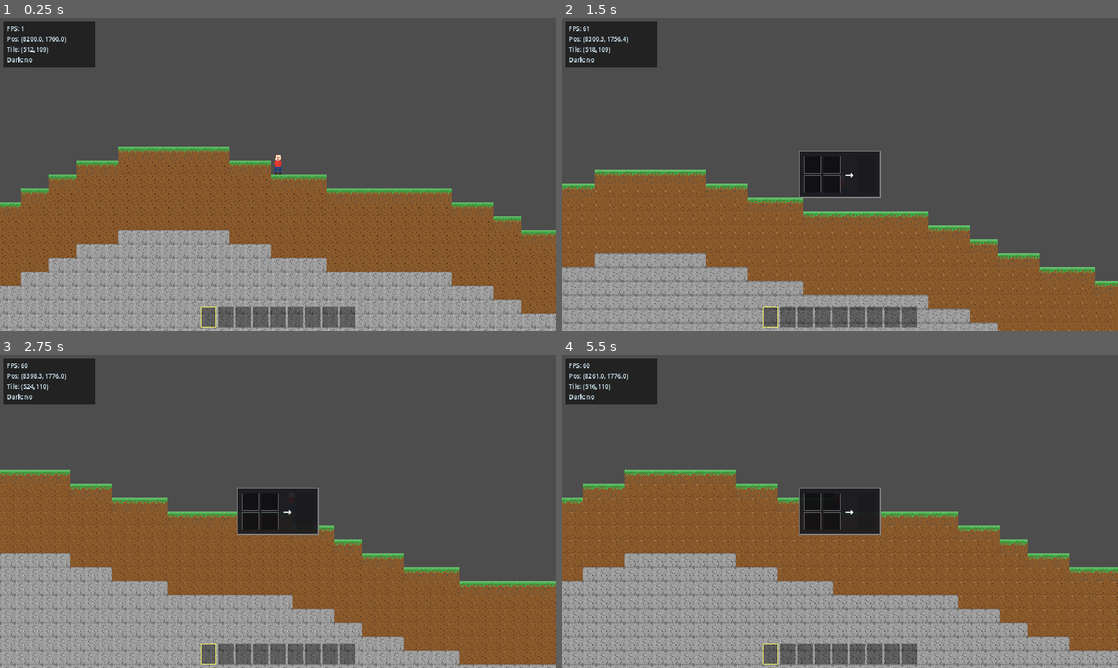
Above: before the commit, frames 1-4 (two rows, left to right).
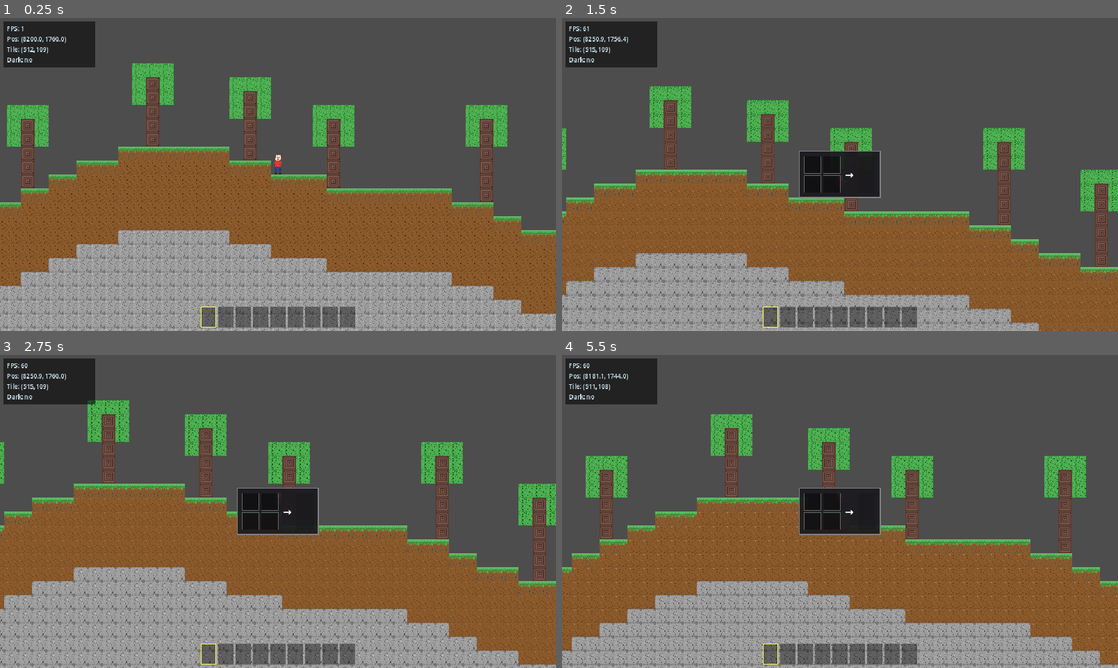
Above: after the commit, the same moments.

Repository: Nornttyy/tielaruia
Game: Godot game, scene res://scenes/main.tscn
The game is run twice, just before and just after one commit, with the same random seed, the same clock (stepped at 60 frames per second) and the same inputs.
Inputs (mouse positions are in pixels of both pictures, inside the frame that each line leads up to):
- Up to frame 1 (0.25 s): no input
- Up to frame 2 (1.5 s): tap Enter at 0.5 s; move the mouse to (962, 158) at 0.52 s; hold D (move_right) 0.53-1.25 s; tap C (crafting_2x2) at 0.6 s; click (962, 158) at 0.67 s; tap Space (jump) at 0.77 s; drag from (728, 190) to (812, 237) at 1.27 s
- Up to frame 3 (2.75 s): move the mouse to (333, 442) at 2.02 s; press the mouse at (333, 442) at 2.03 s; hold D (move_right) from 2.03 s (still down)
- Up to frame 4 (5.5 s): release D (move_right) at 2.75 s; release the mouse at (895, 442) at 2.75 s; drag from (812, 574) to (673, 464) at 2.77 s; move the mouse to (1006, 558) at 3.52 s; hold A (move_left) 3.53-4.25 s; hold Shift 3.53-4.25 s; tap Space (jump) at 3.77 s; drag from (673, 464) to (756, 433) at 4.27 s; move the mouse to (867, 511) at 5.02 s; hold A (move_left) from 5.03 s (still down); tap Ctrl at 5.1 s; click (867, 511) at 5.17 s

The runs differ from the first frame. In frame 1, 5.6% of the frame differs, in the area x 1-92%, y 14-59%; in frame 2, 17%; in frame 3, 25%; in frame 4, 29%, in the area x 0-100%, y 6-100%.

Commit message:
feat(world): 程序生成树木 (4-6 高树干 + 3x3 树冠)
每棵树最少 5 列间距，45% 概率出现；仅长在 grass 不在 sand。
新增测试断言世界至少含 10+ LOG / 10+ LEAVES。

Co-Authored-By: Claude Opus 4.7 (1M context) <noreply@anthropic.com>

Diff:
--- a/scripts/world/world_generator.gd
+++ b/scripts/world/world_generator.gd
@@ -9,6 +9,10 @@
 const DIRT_DEPTH := 6            # 地表下泥土层厚度
 const BEDROCK_ROWS := 2          # 基岩占最底几行
 const SAND_THRESHOLD := 0.4      # sand_noise 超过此阈值的列为沙列
+const TREE_MIN_HEIGHT := 4       # 树干最矮（不含树冠）
+const TREE_MAX_HEIGHT := 6       # 树干最高
+const TREE_MIN_SPACING := 5      # 相邻两棵树之间最少 N 列间距
+const TREE_CHANCE := 0.45        # 候选格子里实际长树的概率
 
 
 static func generate(world_seed: int, width: int = 1024, height: int = 256) -> Dictionary:
@@ -52,6 +56,9 @@
 				col[y] = Tiles.STONE
 		tiles[x] = col
 
+	# 长树：在草地上随机间隔放树
+	_place_trees(tiles, heights, world_seed, width, height)
+
 	# 出生点：地图中央附近第一个非沙地表，玩家脚底在地表上方一格
 	var spawn_x: int = width / 2
 	var search_offsets: Array[int] = [0, 4, -4, 8, -8, 12, -12, 16, -16]
@@ -73,3 +80,56 @@
 		"width": width,
 		"height": height,
 	}
+
+
+# 在 grass 地表种树。树由 LOG 树干 + 树顶 3x3 LEAVES 树冠组成。
+# 用 seeded RNG 保证同种子同结果。
+static func _place_trees(tiles: Array, heights: PackedInt32Array, world_seed: int, width: int, height: int) -> void:
+	var rng := RandomNumberGenerator.new()
+	rng.seed = world_seed * 1000003 + 17  # 派生子种子
+	var last_tree_x: int = -1000
+	var x: int = 2
+	while x < width - 2:
+		var surf: int = heights[x]
+		# 仅在草地上长（不在沙、不在边角）
+		if tiles[x][surf] != Tiles.GRASS:
+			x += 1
+			continue
+		# 间距限制
+		if x - last_tree_x < TREE_MIN_SPACING:
+			x += 1
+			continue
+		# 概率判定
+		if rng.randf() > TREE_CHANCE:
+			x += 1
+			continue
+		# 树干高度
+		var trunk_height: int = rng.randi_range(TREE_MIN_HEIGHT, TREE_MAX_HEIGHT)
+		# 顶部位置：trunk 在 surf-trunk_height..surf-1
+		var trunk_top: int = surf - trunk_height
+		# 需要树冠空间 + 不出界
+		if trunk_top - 1 < 0:
+			x += 1
+			continue
+		# 检查空间是否都是 AIR
+		var all_clear: bool = true
+		for ty in range(trunk_top - 1, surf):
+			# 树干列必须 air
+			if tiles[x][ty] != Tiles.AIR:
+				all_clear = false
+				break
+		if not all_clear:
+			x += 1
+			continue
+		# 树冠 3x3 中心在 (x, trunk_top)
+		for cy in range(trunk_top - 1, trunk_top + 2):
+			for cx in range(x - 1, x + 2):
+				if cx < 0 or cx >= width or cy < 0 or cy >= height:
+					continue
+				if tiles[cx][cy] == Tiles.AIR:
+					tiles[cx][cy] = Tiles.LEAVES
+		# 树干
+		for ty in range(trunk_top, surf):
+			tiles[x][ty] = Tiles.LOG
+		last_tree_x = x
+		x += TREE_MIN_SPACING
--- a/tests/unit/test_world_generator.gd
+++ b/tests/unit/test_world_generator.gd
@@ -59,9 +59,25 @@
 	for x in [10, 50, 100, 150, 200]:
 		for y in 128:
 			var t = w.tiles[x][y]
-			if t != Tiles.AIR:
-				assert_true(
-					t == Tiles.GRASS or t == Tiles.SAND,
-					"列 %d 的地表 tile 应是 grass/sand，实际 %d" % [x, t]
-				)
-				break
+			# 跳过空气和树（LOG/LEAVES），找首个地面 tile
+			if t == Tiles.AIR or t == Tiles.LOG or t == Tiles.LEAVES:
+				continue
+			assert_true(
+				t == Tiles.GRASS or t == Tiles.SAND,
+				"列 %d 的地表 tile 应是 grass/sand，实际 %d" % [x, t]
+			)
+			break
+
+
+func test_world_has_trees():
+	var w = WorldGenerator.generate(42, 256, 128)
+	var log_count := 0
+	var leaves_count := 0
+	for x in 256:
+		for y in 128:
+			if w.tiles[x][y] == Tiles.LOG:
+				log_count += 1
+			elif w.tiles[x][y] == Tiles.LEAVES:
+				leaves_count += 1
+	assert_gt(log_count, 10, "应有至少 10 个 LOG (树干)")
+	assert_gt(leaves_count, 10, "应有至少 10 个 LEAVES (树冠)")
